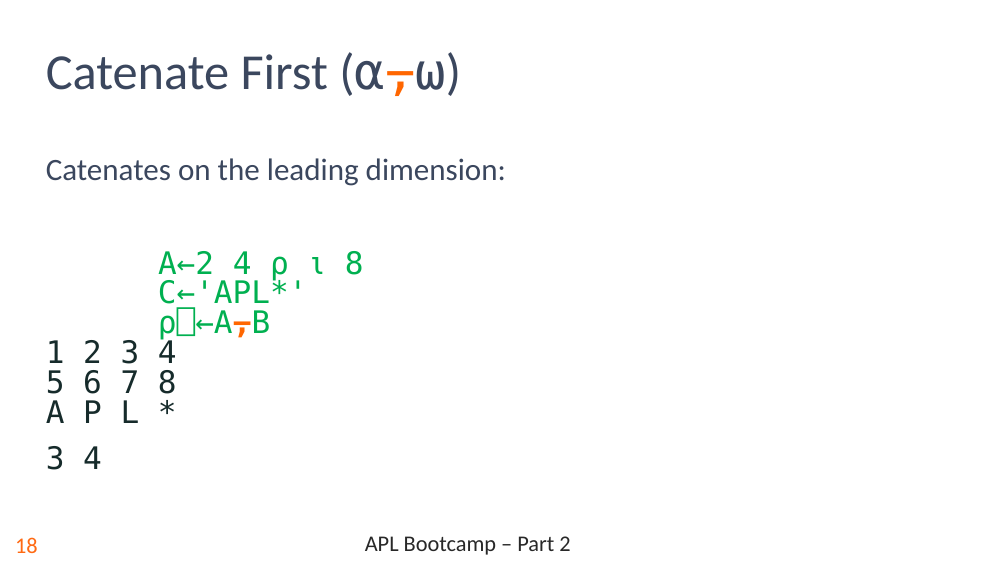
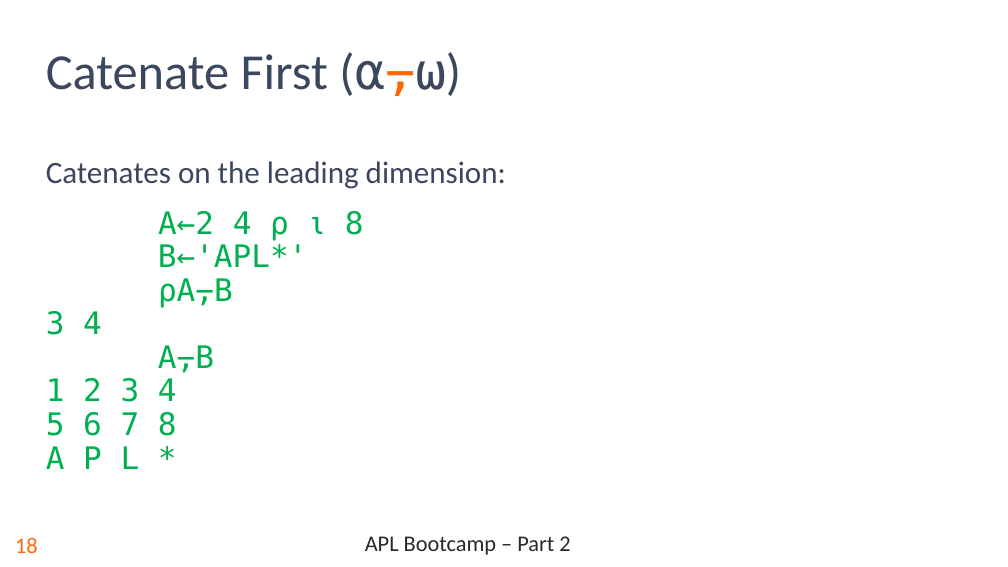
Before and after one commit to rikedyp/APLBootcamp, a slide deck: slide 19 of slides/APL_Bootcamp-part-2.pptx. Drawn at 1008x567 pixels with LibreOffice and Linux fonts; fonts in the diff are those of the drawing; background and template pictures are left out. Boxes give left, top, right and bottom in pixels: in the first picture for what was removed or moved away, otherwise in the second. Text is boxed around its words. In the diff, an @@ line names an element or a change of style, - is before the commit and + after.

```diff
--- a/slides/APL_Bootcamp-part-2.pptx
+++ b/slides/APL_Bootcamp-part-2.pptx
@@ text at [46, 161, 506, 189]: text colour #162B2B to #00B050 in "3 4"; line spacing 0.8 to 0.9; less space between paragraphs @@
@@ text at [158, 211, 364, 307]: text changed @@
-A←2 4 ⍴ ⍳ 8
-C←'APL*'
-⍴⎕←A⍪B
-1 2 3 4
-5 6 7 8
-A P L *
+A←2 4 ⍴ ⍳ 8
+B←'APL*'
+⍴A⍪B
@@ text at [46, 345, 214, 469]: paragraphs added @@
+A⍪B
+1 2 3 4
+5 6 7 8
+A P L *
```
Also in this commit, not shown: 1 other slide changed, 5 other files.
